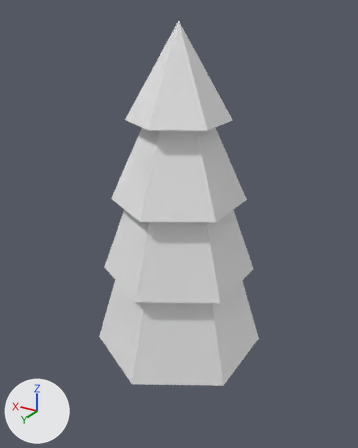
The Blender file raw/meshes/tree_pine.blend: old version first, new version second.
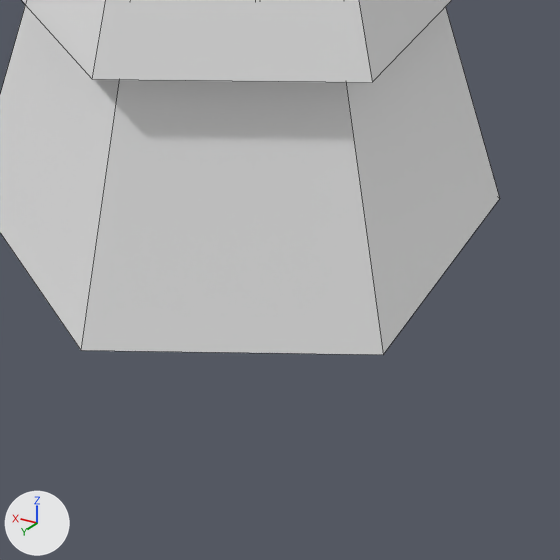
Each version appears first whole from a 50 mm lens placed at (-6.19, 10.72, 9.77), pointed at (0.12, 0.2, 4.51), and next in a close-up on the part from 30% to 77% of the width and 62% to 100% of the height. Every picture has the same lights, and +X, +Y and +Z are marked at lower left. The close-ups show mesh edges as thin lines.

Before the edit, the objects in view are built like this:
```python
me_cylinder = bpy.data.meshes.new('Cylinder')
me_cylinder.from_pydata(...)  # 52 vertices, 45 faces; spans x -2.03..2.0, y -1.87..2.74, z -0.93..1.34
# before: 0 (0.09, 1.16, -0.93), 1 (0.43, 0.9, -0.93), 2 (0.72, 0.45, -0.93), 3 (0.61, 0.07, -0.93), 4 (0.02, -0.26, -0.92)
# before: 5 (-0.45, -0.02, -0.93), 6 (-0.53, 0.36, -0.93), 7 (-0.29, 0.78, -0.93)
ob_cylinder = bpy.data.objects.new('Cylinder', me_cylinder)
ob_cylinder.location = (0.0, 0.0, 3.8)
ob_cylinder.scale = (1.0, 1.0, 4.31)
```
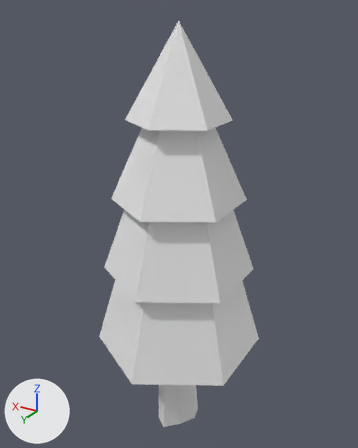
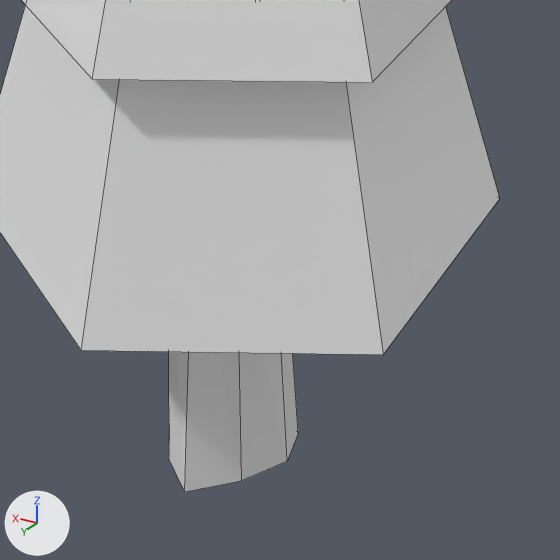
The newer file is also turned or shifted as a whole; pictures and numbers use the older file's frame.

What differs and where, as boxes (x1, y1, x2, y2) in the close-ups (560 x 560 px; the box of a moved part takes in the faces that stretch with it):
'Cylinder', reshaped: before (0, 0, 500, 355); after (0, 0, 500, 492)
part 1 of me_cylinder, moved or reshaped (not visible before): after (169, 352, 298, 492)

The change, as a diff of the scene's bpy script:
```diff
--- a/raw/meshes/tree_pine.blend.py
+++ b/raw/meshes/tree_pine.blend.py
@@ me_cylinder @@
 me_cylinder.from_pydata(...)  # 52 vertices, 45 faces; spans x -2.03..2.0, y -1.87..2.74, z -0.93..1.34
 # used by ob_cylinder; location = (0.0, 0.0, 3.8); scale = (1.0, 1.0, 4.31)
+# me_cylinder part 1
+for i in [*range(0, 8)]: me_cylinder.vertices[i].co += Vector((0.0, 0.0, -0.38))
```
